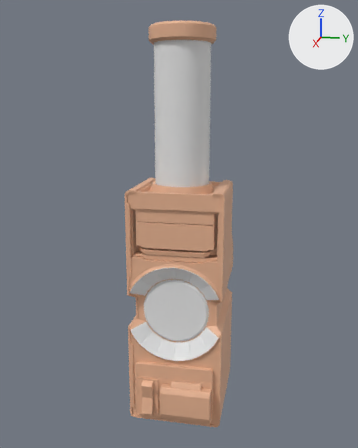
The FBX model The Outer Frame/Assets/Models/progresorModule-model.fbx: old version first, new version second.
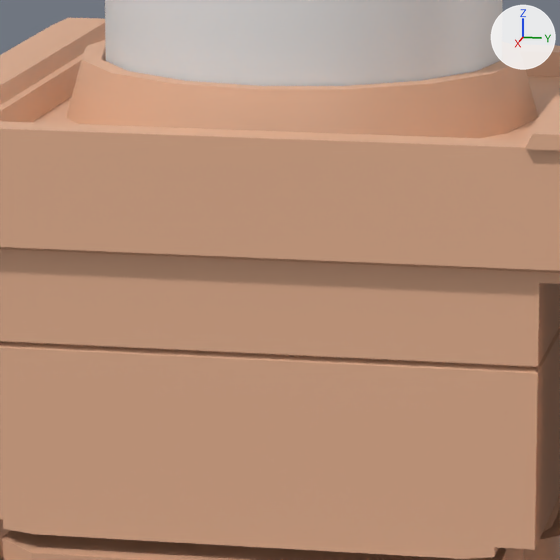
The first picture shows the older version from a 50 mm lens placed at (0.377, 0.071, 0.241), pointed at (0.01, -0.002, 0.15). The close-ups show both versions on the part from 39% to 61% of the width and 39% to 56% of the height of that picture; other places that the commit changed are outside them. Lighting does not change. The marker at upper right points along +X, +Y and +Z.

The first close-up shows 'message cyllinder', 'module casing', 'print handle', 'print module', 'print switch', 'progresor module'.
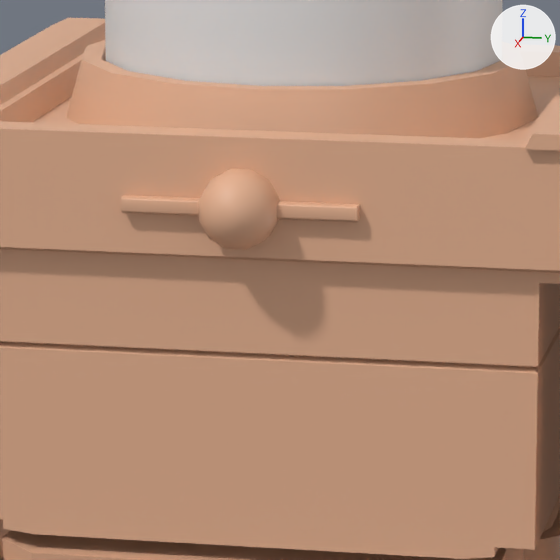
Where the change shows, as pixel boxes [x1, y1, x2, y2] in the close-ups (560 x 560 px):
'progresor light', added (beige): after [121, 169, 360, 250]

The change in detail:
Mesh me_sphere is new.
It has 97 vertices, 92 faces and spans x -0.0014..0.0038, y -0.0114..0.0114, z -0.0037..0.0037.
It uses material mat_progresor_module_mat (its picture is missing).
Object 'progresor light' (ob_progresor_light) is new; it shows me_sphere.
Its location is (0.0447, 0.0009, 0.1726).
